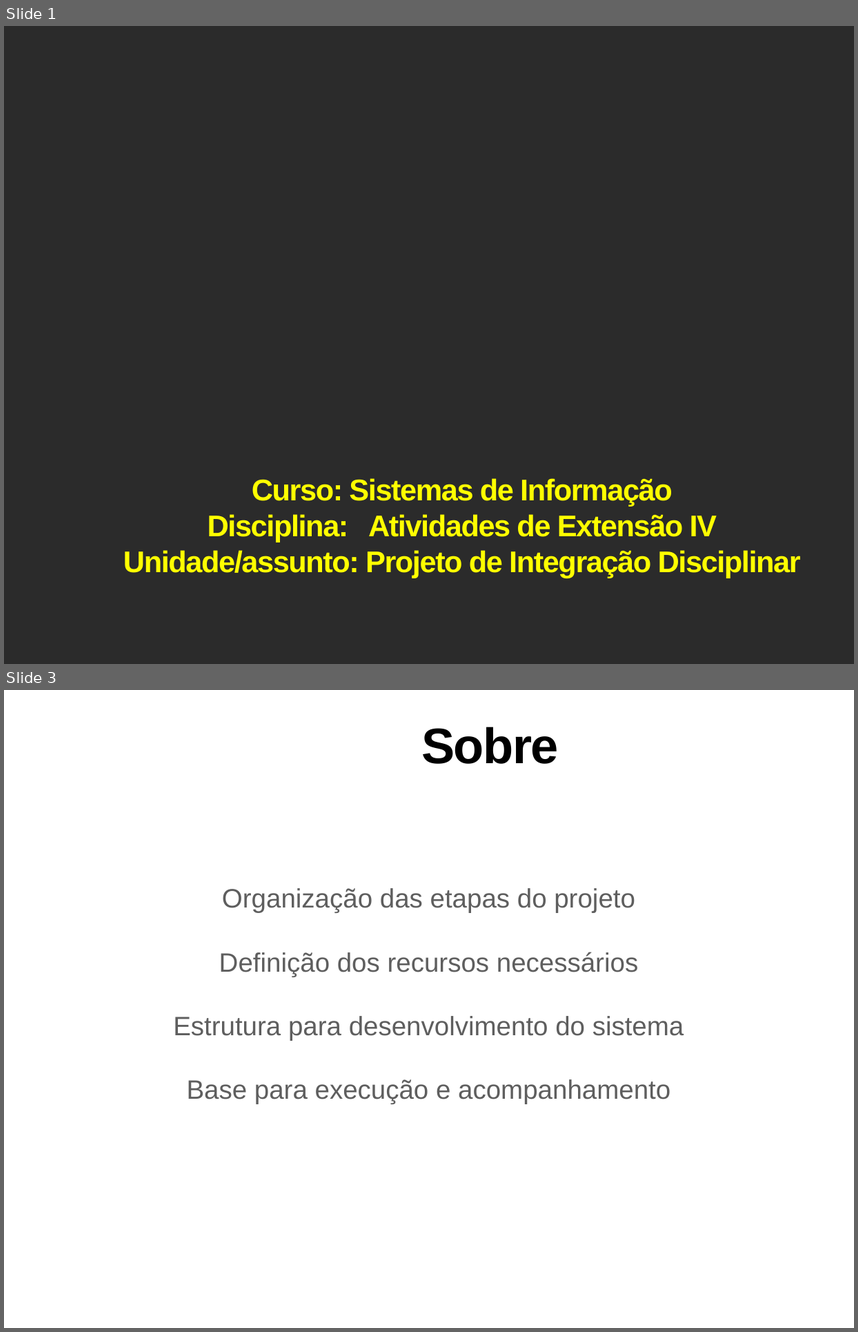
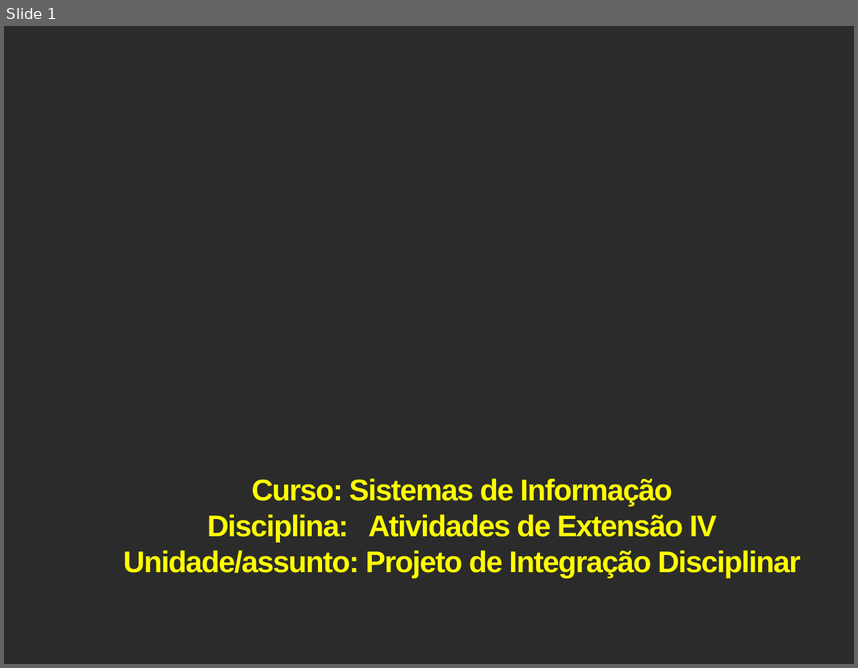
Before and after one commit to DaniloRibs/PetLink, a slide deck: Apresentação/FAI_SI_AE_IV-Slides 2 PetLink.pptx. Shown one above the other, each under a label of ours: slides 1 and 3 before the commit, slide 1 after it; the slides between them are not shown. The pictures are 858x1332 and 858x668 pixels, drawn with LibreOffice and Linux fonts; fonts in the diff are those of the drawing; background and template pictures are left out; a plain dark background stands for a picture behind light text. Boxes give left, top, right and bottom in pixels: in the first picture for what was removed or moved away, otherwise in the second. Text is boxed around its words. In the diff, an @@ line names an element or a change of style, - is before the commit and + after.

```diff
--- a/Apresentação/FAI_SI_AE_IV-Slides 2 PetLink.pptx
+++ b/Apresentação/FAI_SI_AE_IV-Slides 2 PetLink.pptx
@@ slide 3 removed at [4, 690, 854, 1328], background picture (left out) @@
@@ title removed at [421, 727, 559, 764] @@
-Sobre
@@ text removed at [173, 888, 684, 1104] @@
-Organização das etapas do projeto
-Definição dos recursos necessários
-Estrutura para desenvolvimento do sistema
-Base para execução e acompanhamento
```
Also in this commit, not shown: 3 slides changed, 5 slides added, 3 other slides removed, 5 other files.
